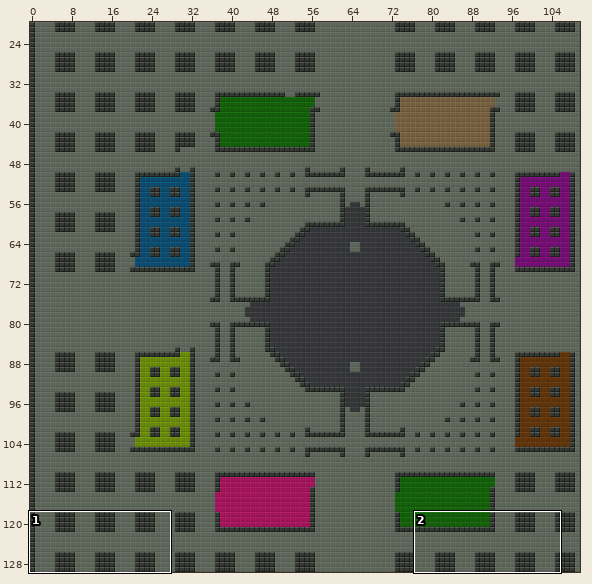
A Tiled map gets an edit: assets/untitled.tmx. Above, an overview of the earlier version with the close-up marked.
Close-up. Before:
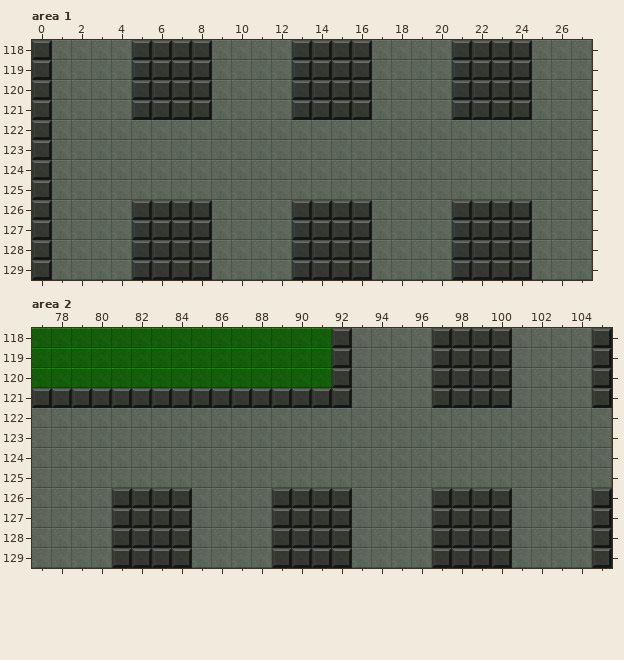
Cells are 32x32 px. Shown: area 1 x 0..27, y 118..129; area 2 x 77..105, y 118..129. The commit also changed other parts of the map, which this record leaves out.
Once edited:
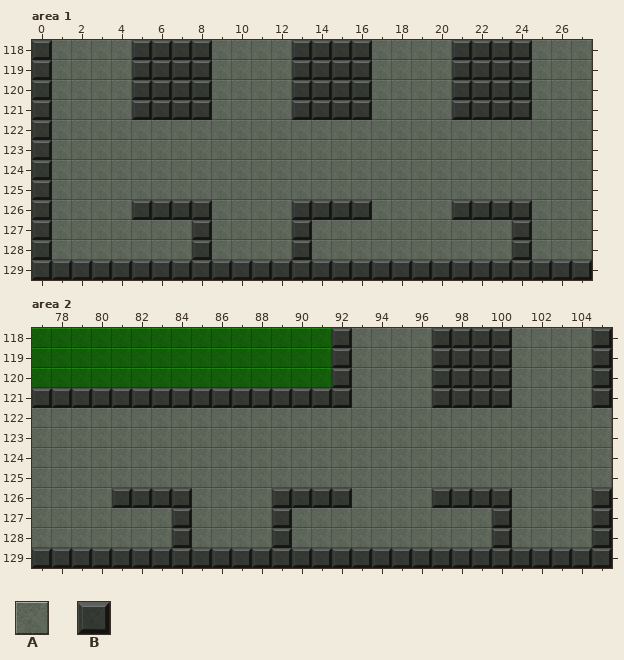
Key: from "tiles": A 0, B 19.
_ is an empty cell.
Tiles replaced or removed in this view: A, B.
Edits made:
Changed rows in their new state; . is an unchanged cell.
Layer "Tile Layer 1", area 1:
first column x 1:
127 ....AAA......AAA....AAA....
128 ....AAA......AAA....AAA....
129 BBBB....BBBB....BBBB....BBB
Layer "Tile Layer 1", area 2:
first column x 77:
127 ....AAA......AAA....AAA.....
128 ....AAA......AAA....AAA.....
129 BBBB....BBBB....BBBB....BBBB
